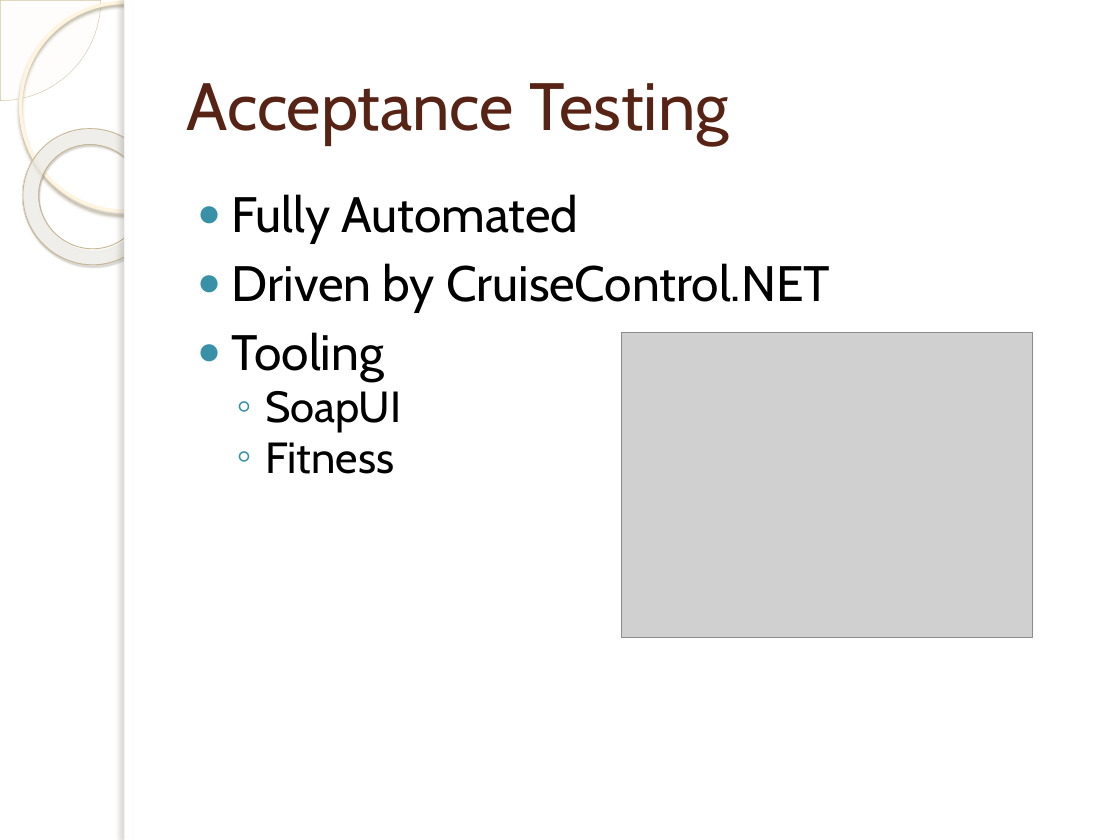
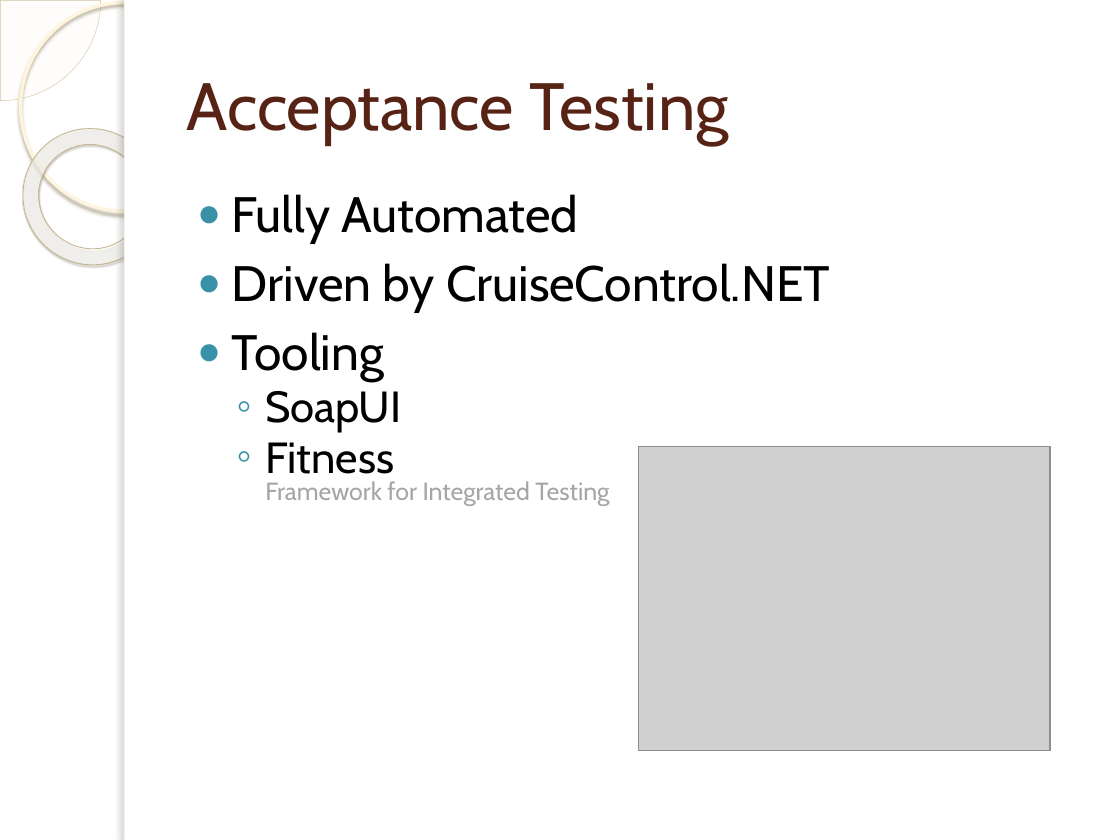
Before and after one commit to michelgrootjans/foresee, a slide deck: slide 7 of Agile.net/dotnet.pptx. Drawn at 1120x840 pixels with LibreOffice and Linux fonts; fonts in the diff are those of the drawing; grey boxes stand for pictures; background and template pictures are left out. Boxes give left, top, right and bottom in pixels: in the first picture for what was removed or moved away, otherwise in the second. Text is boxed around its words. In the diff, an @@ line names an element or a change of style, - is before the commit and + after.

```diff
--- a/Agile.net/dotnet.pptx
+++ b/Agile.net/dotnet.pptx
@@ text at (265, 442, 609, 506): text changed; size 28 to 16 pt; text colour #000000 to #A6A6A6 @@
-  ◦ Fitness
+  ◦ Fitness
+    Framework for Integrated Testing
@@ picture: place and size @@
-picture at (622, 333, 1033, 637)
+picture at (638, 446, 1049, 750)
```
